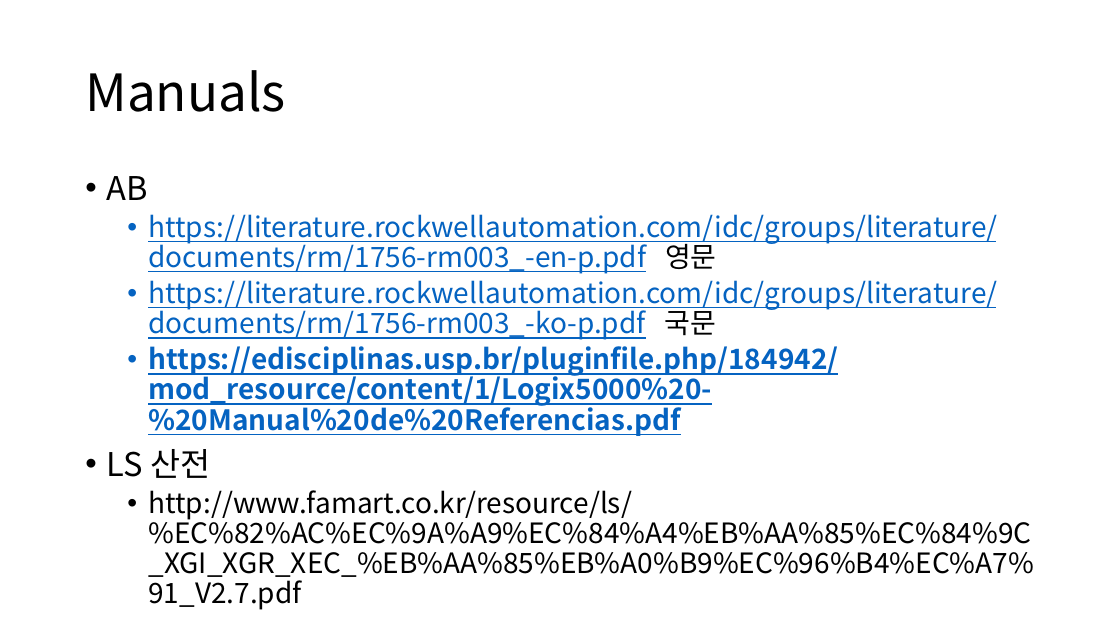
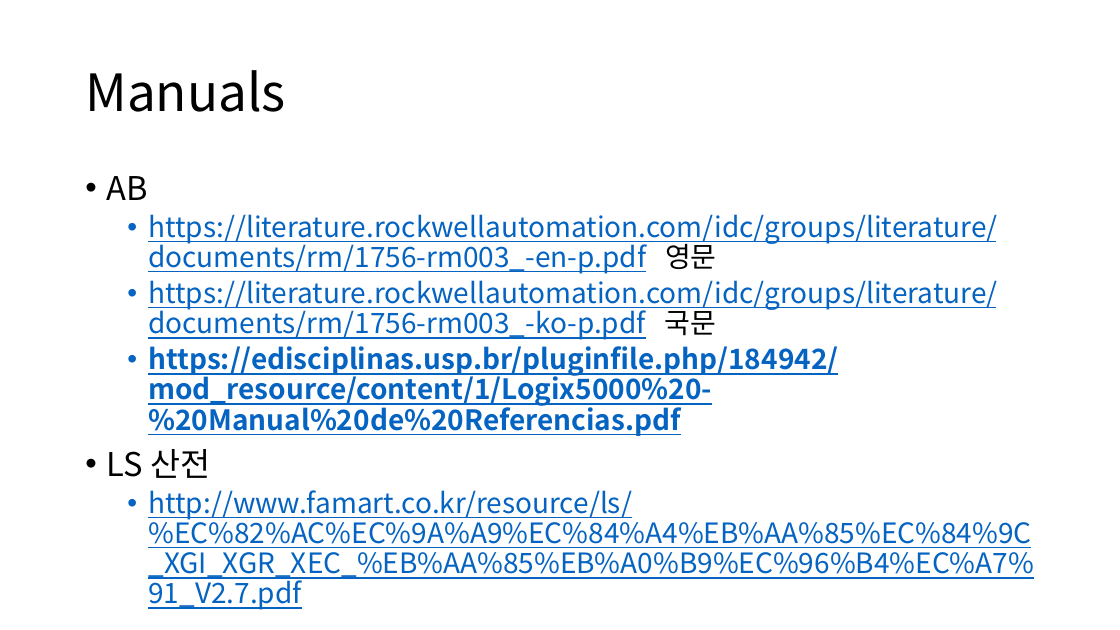
Before and after one commit to DualsoftDev/ds, a slide deck: slide 2 of DsDotNet/src/Engine/Engine.Core/Timer.pptx. Drawn at 1120x630 pixels with LibreOffice and Linux fonts; fonts in the diff are those of the drawing. Boxes give left, top, right and bottom in pixels: in the first picture for what was removed or moved away, otherwise in the second. Text is boxed around its words. In the diff, an @@ line names an element or a change of style, - is before the commit and + after.

```diff
--- a/DsDotNet/src/Engine/Engine.Core/Timer.pptx
+++ b/DsDotNet/src/Engine/Engine.Core/Timer.pptx
@@ text at [148, 490, 1034, 581]: text colour #000000 to #0563C1, underline on in "http://www.famart.co.kr/resource/ls/%EC%82%AC%EC%9A%A9%EC%84 ..." @@
```
Also in this commit, not shown: 1 other slide changed, 4 slides added, 8 other files.
